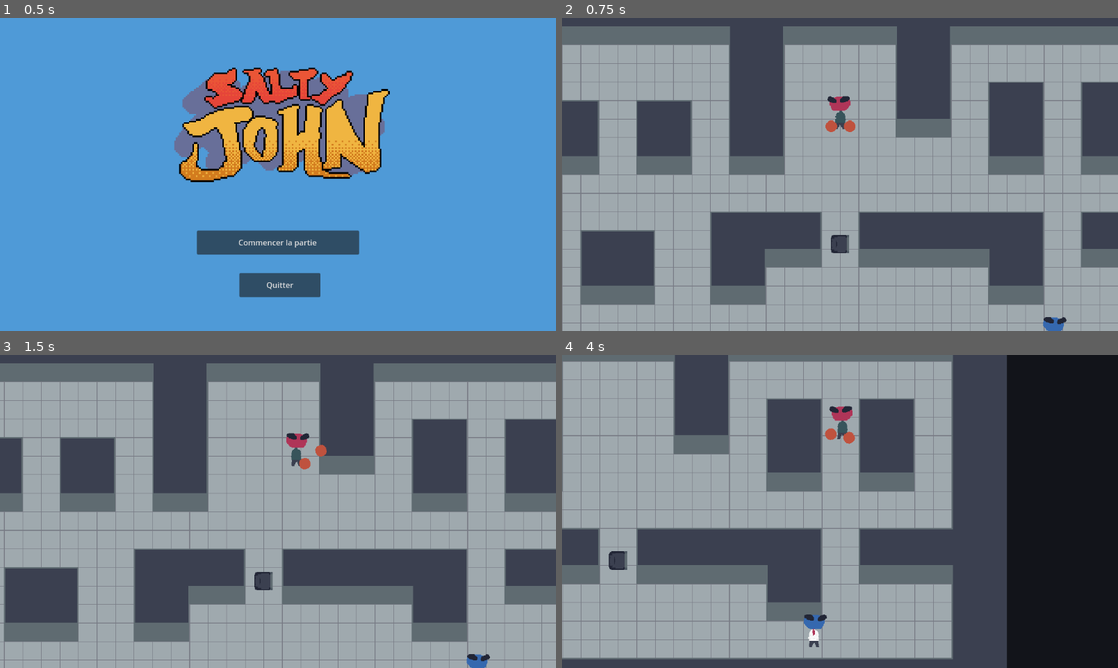
Above: before the commit, frames 1-4 (two rows, left to right).
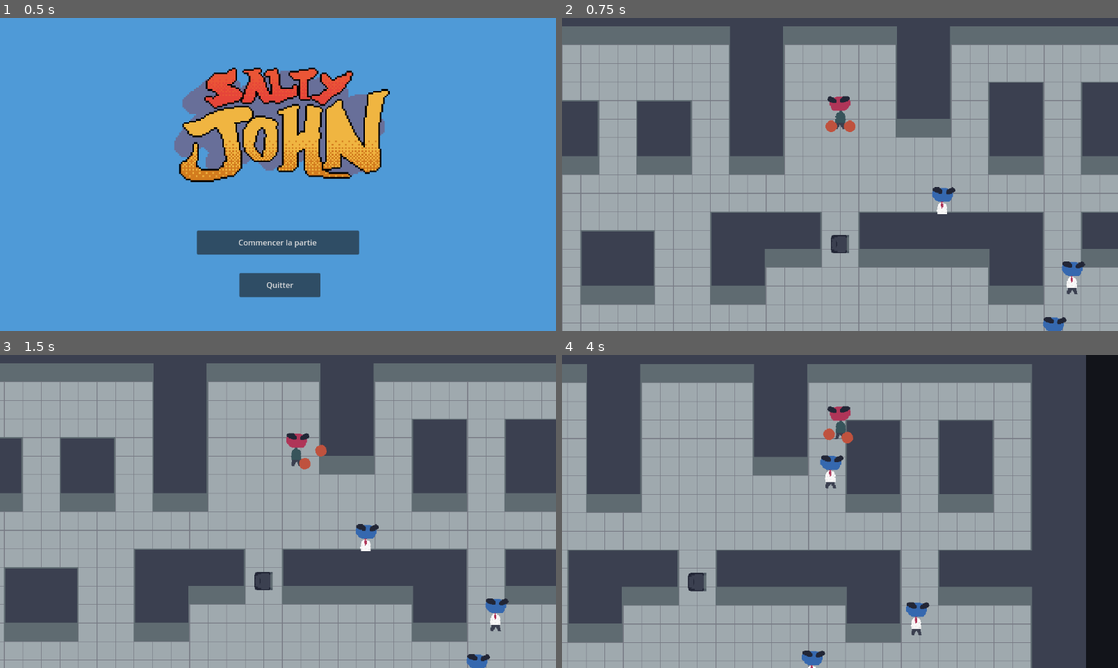
Above: after the commit, the same moments.

Repository: artemvandalovski/Salty-John
Game: Godot game, scene res://ui/menu.tscn
Same seed, same stepped clock (60 frames per second), same inputs: the game is played once before the commit and once after it. The engine's default icon, where the game draws it, is replaced by a stand-in: a white triangle on a blue panel in a dark square.
Inputs (mouse positions are in pixels of both pictures, inside the frame that each line leads up to):
- Up to frame 1 (0.5 s): no input
- Up to frame 2 (0.75 s): click "Commencer la partie" at 0.5 s
- Up to frame 3 (1.5 s): tap Enter at 1.25 s; move the mouse to (400, 495) at 1.27 s; hold D (right) from 1.28 s (still down); click (400, 495) at 1.35 s
- Up to frame 4 (4 s): move the mouse to (728, 527) at 2.02 s; release D (right) at 2.03 s; hold S (down) 2.03-2.78 s; right-click (728, 527) at 2.1 s; move the mouse to (895, 442) at 2.77 s; hold D (right) 2.78-3.53 s; click (895, 442) at 2.85 s; move the mouse to (812, 574) at 3.52 s; hold W (up) from 3.53 s (still down); right-click (812, 574) at 3.6 s

Frame 1 is identical in both runs. In frame 2, 0.5% of the frame differs, in the area x 66-95%, y 54-89%; in frame 3, 0.5%; in frame 4, 61%, in the area x 0-95%, y 0-100%.

Commit message:
game finished

Diff:
--- a/enemies/coworker.gd
+++ b/enemies/coworker.gd
@@ -1,18 +1,9 @@
 class_name Coworker
 extends Enemy
 
-@onready var hitbox = $Hitbox
 @onready var hurtbox = $Hurtbox
 
 
 func _ready():
-	hitbox.knockback_func = calc_knockback
-	hitbox.damage_func = calc_damage
 	health_label.visible = Global.DEBUG
 	update_label()
-
-
-func _on_hitbox_area_entered(entered_hurtbox: Hurtbox):
-	assert(hurtbox is Hurtbox)
-	if entered_hurtbox == hurtbox: return
-	hitbox.deal_damage()
--- a/enemies/coworker.tscn
+++ b/enemies/coworker.tscn
@@ -104,5 +104,3 @@
 grow_horizontal = 2
 size_flags_horizontal = 4
 horizontal_alignment = 1
-
-[connection signal="area_entered" from="Hitbox" to="." method="_on_hitbox_area_entered"]
--- a/player/john.gd
+++ b/player/john.gd
@@ -41,7 +41,7 @@
 	velocity += kb / mass
 
 func start_invincibility():
-	hurtbox.set_deferred("monitorable", false)
+	hurtbox.set_deferred("monitoring", false)
 	invincibility_timer.start()
 
 func flip_sprite():
@@ -52,4 +52,10 @@
 
 
 func _on_invincibility_timer_timeout():
-	hurtbox.monitorable = true
+	hurtbox.monitoring = true
+
+
+func _on_hurtbox_area_entered(area):
+	if area.owner.get_groups()[0] == "Enemies":
+		take_damage(1)
+		take_knockback(area.owner.velocity + (area.owner.direction * randi_range(300, 600)))
--- a/player/john.tscn
+++ b/player/john.tscn
@@ -36,7 +36,6 @@
 shape = SubResource("RectangleShape2D_m4rbr")
 
 [node name="InvincibilityTimer" type="Timer" parent="Hurtbox"]
-wait_time = 2.0
 one_shot = true
 
 [node name="Health" type="Label" parent="."]
@@ -55,4 +54,5 @@
 text = "HP"
 horizontal_alignment = 1
 
+[connection signal="area_entered" from="Hurtbox" to="." method="_on_hurtbox_area_entered"]
 [connection signal="timeout" from="Hurtbox/InvincibilityTimer" to="." method="_on_invincibility_timer_timeout"]
--- a/wave_manager.gd
+++ b/wave_manager.gd
@@ -7,7 +7,7 @@
 
 @onready var timer = $Timer
 
-var enemies_amount = 1
+var enemies_amount = 3
 var remaining_enemies: int
 
 var attack_player = false
